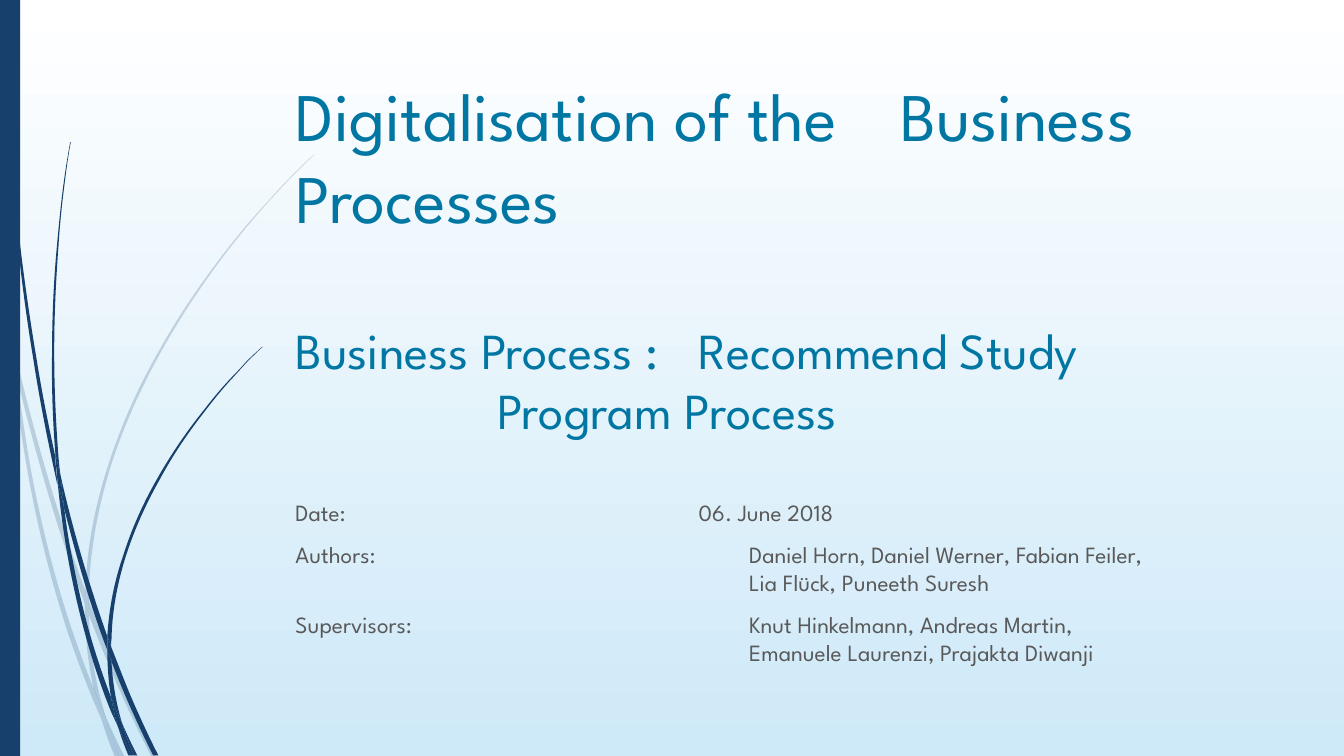
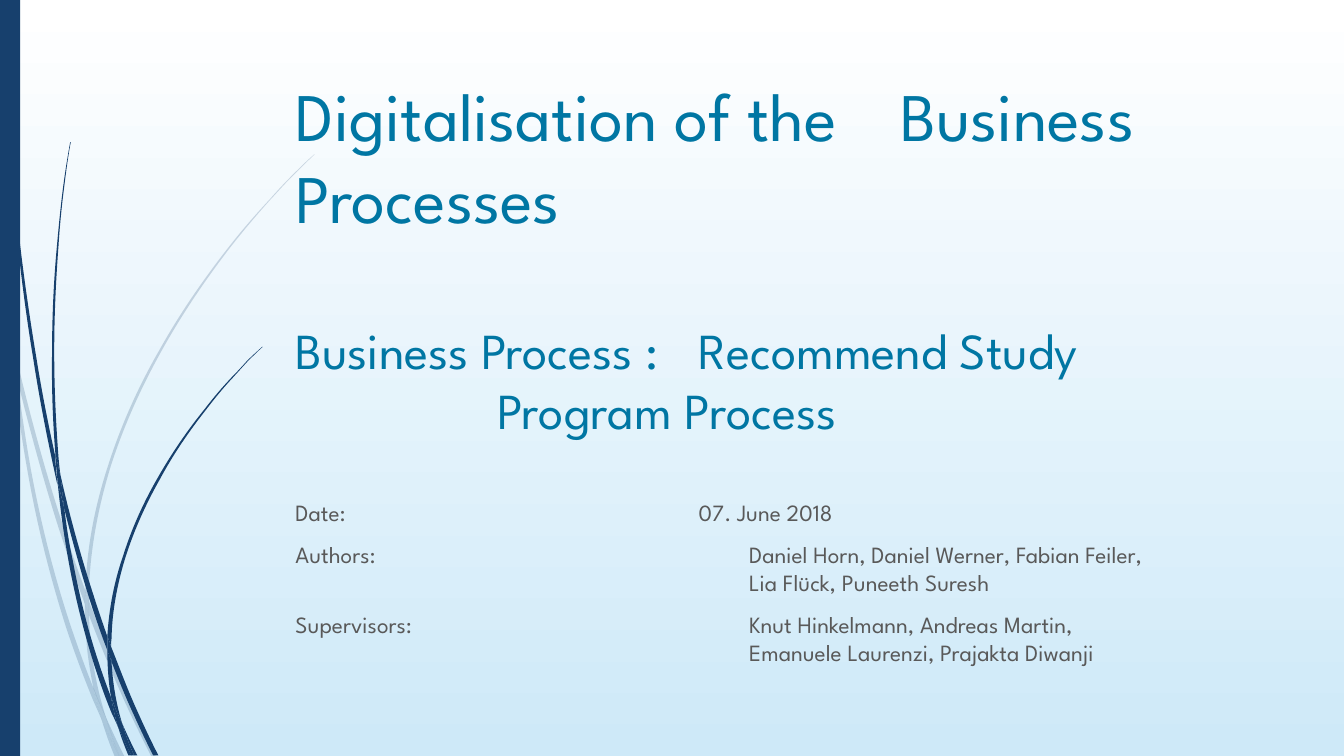
Before and after one commit to DigiBP/digibp-monterosa, a slide deck: slide 1 of Submission Documents/DBP_presentation.pptx. Drawn at 1344x756 pixels with LibreOffice and Linux fonts; fonts in the diff are those of the drawing; background and template pictures are left out. Boxes give left, top, right and bottom in pixels: in the first picture for what was removed or moved away, otherwise in the second. Text is boxed around its words. In the diff, an @@ line names an element or a change of style, - is before the commit and + after.

```diff
--- a/Submission Documents/DBP_presentation.pptx
+++ b/Submission Documents/DBP_presentation.pptx
@@ subtitle at (295,505,833,522): text changed @@
-Date: 06. June 2018
+Date: 07. June 2018
```
Also in this commit, not shown: 1 other file.
